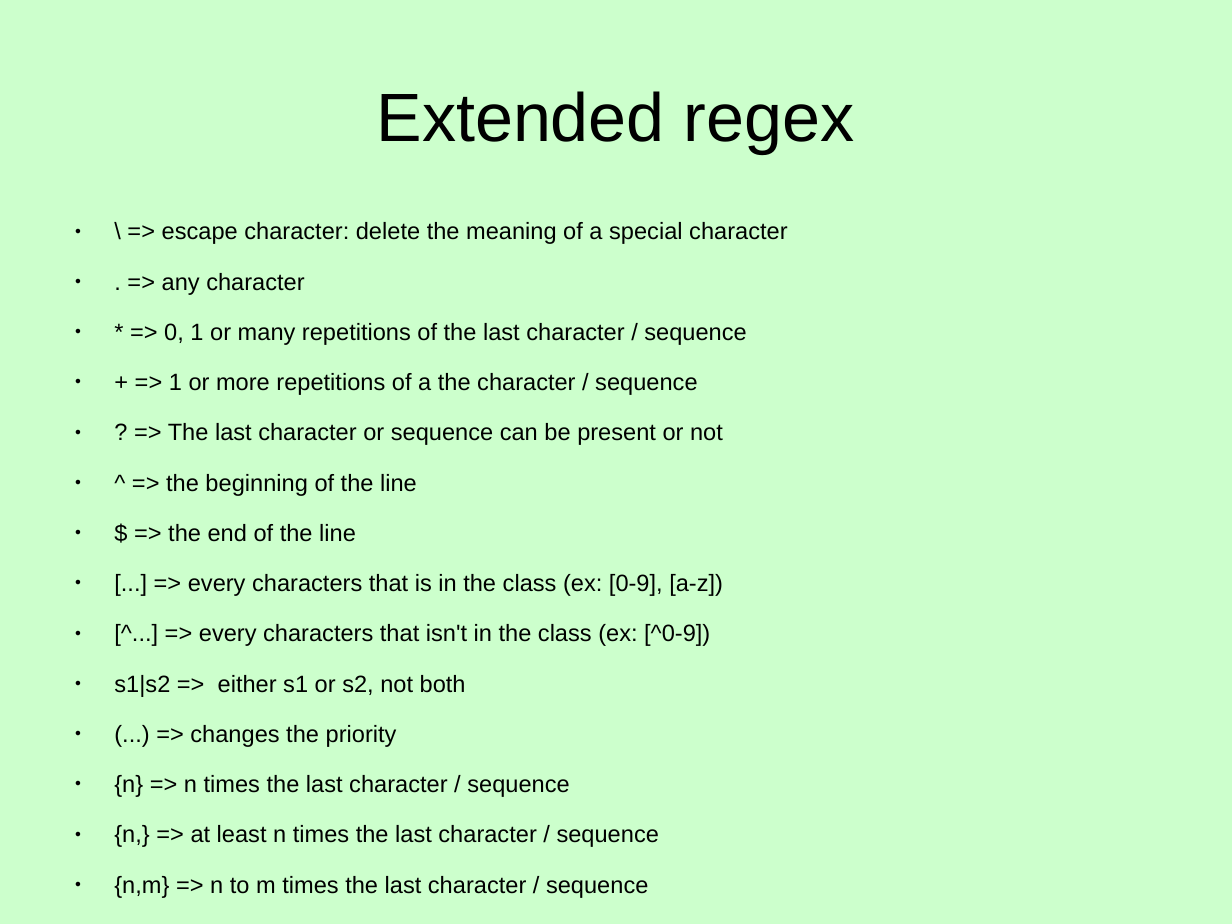
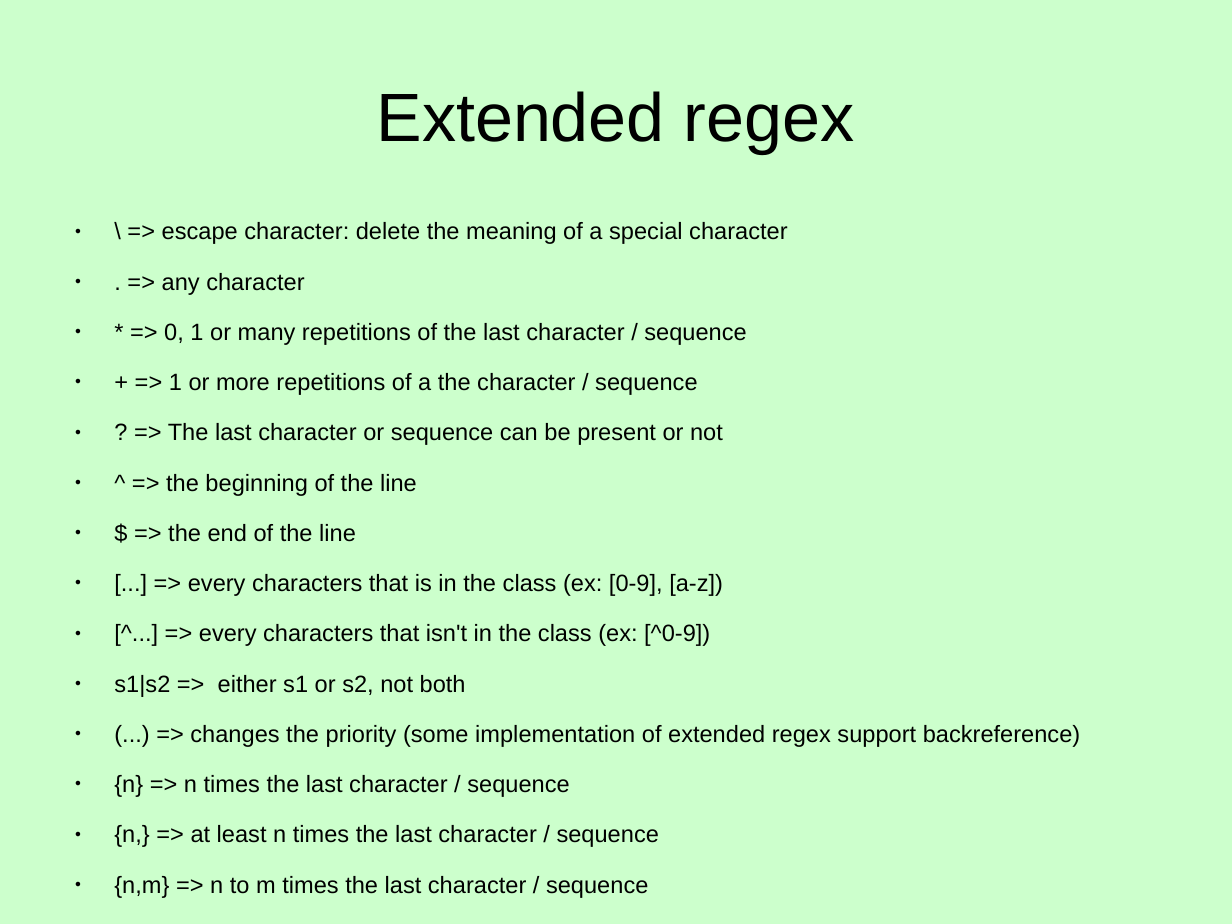
Before and after one commit to Clibre/An-introduction-to-bash, a slide deck: slide 38 of presentation/presentation.odp. Drawn at 1232x924 pixels with LibreOffice and Linux fonts; fonts in the diff are those of the drawing. Boxes give left, top, right and bottom in pixels: in the first picture for what was removed or moved away, otherwise in the second. Text is boxed around its words. In the diff, an @@ line names an element or a change of style, - is before the commit and + after.

```diff
--- a/presentation/presentation.odp
+++ b/presentation/presentation.odp
@@ text at (190, 725, 1080, 747): text changed @@
-● (...) => changes the priority
+● (...) => changes the priority (some implementation of extended regex support backreference)
```
Also in this commit, not shown: 5 other slides changed, 3 other files.
